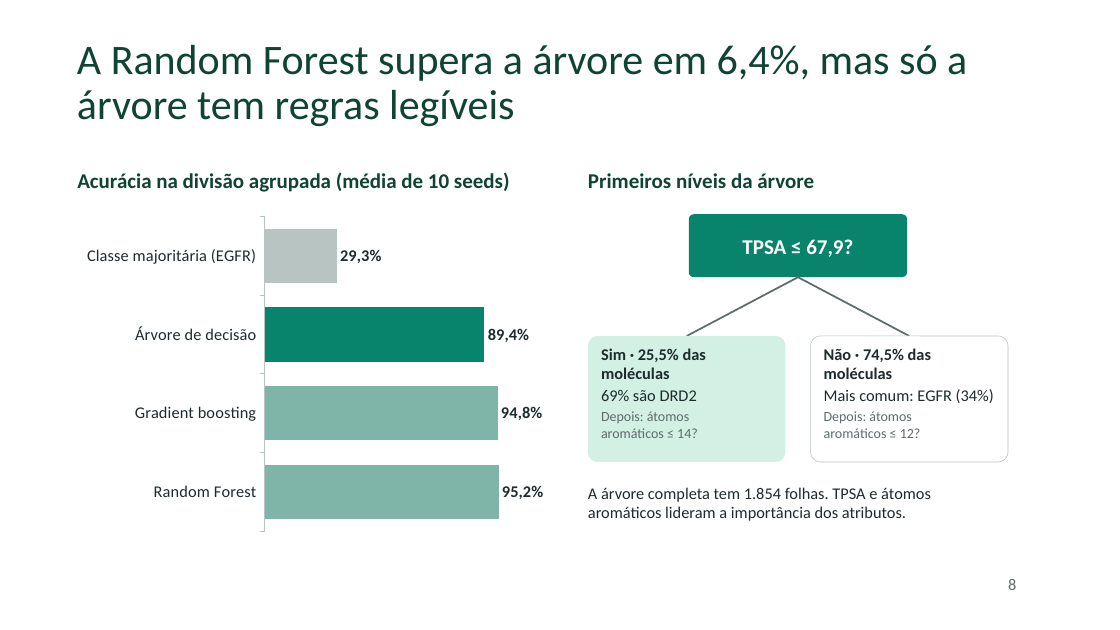
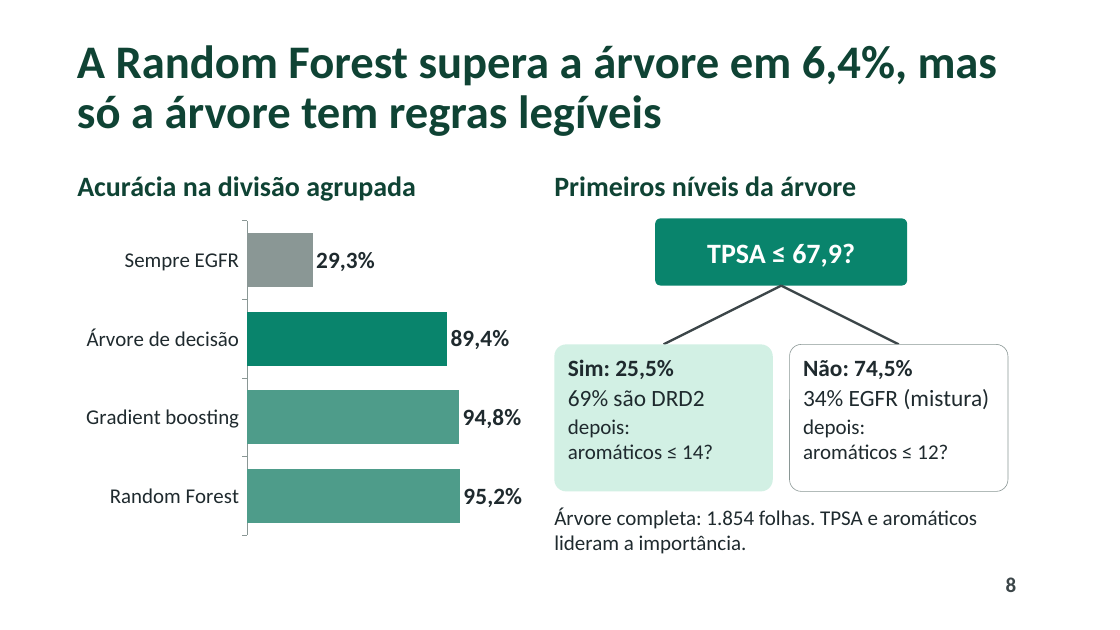
Before and after one commit to pumba-dev/machine-learning-practice, a slide deck: slide 8 of slides/apresentacao.pptx. Drawn at 1120x630 pixels with LibreOffice and Linux fonts; fonts in the diff are those of the drawing; background and template pictures are left out. Boxes give left, top, right and bottom in pixels: in the first picture for what was removed or moved away, otherwise in the second. Text is boxed around its words. In the diff, an @@ line names an element or a change of style, - is before the commit and + after.

```diff
--- a/slides/apresentacao.pptx
+++ b/slides/apresentacao.pptx
@@ title "A Random Forest supera a ..." at [77, 45, 998, 136]: size 36 to 40 pt, bold on @@
@@ text at [77, 176, 416, 201]: text changed; size 18 to 24 pt @@
-Acurácia na divisão agrupada (média de 10 seeds)
+Acurácia na divisão agrupada
@@ text "Primeiros níveis da árvore": place and size @@
-text "Primeiros níveis da árvore" at [588, 173, 814, 188]
+text "Primeiros níveis da árvore" at [554, 176, 856, 197]
@@ text "Primeiros níveis da árvore" at [554, 176, 856, 197]: size 18 to 24 pt @@
@@ bar chart at [77, 214, 523, 542] @@
-categories: Classe majoritária (EGFR), Árvore de decisão, Gradient boosting, Random Forest
+categories: Sempre EGFR, Árvore de decisão, Gradient boosting, Random Forest
@@ colours of single points changed @@
@@ category axis changed @@
@@ lettering changed @@
@@ bar chart: place and size @@
-bar chart at [77, 210, 565, 538]
+bar chart at [77, 214, 523, 542]
@@ rounded rectangle "TPSA ≤ 67,9?" at [655, 218, 907, 286]: size 18 to 24 pt @@
@@ rounded rectangle "TPSA ≤ 67,9?": place and size @@
-rounded rectangle "TPSA ≤ 67,9?" at [689, 214, 907, 277]
+rounded rectangle "TPSA ≤ 67,9?" at [655, 218, 907, 286]
@@ line moved from (798, 277) - (687, 336) to (781, 286) - (664, 344) @@
@@ line (781, 286) - (664, 344): stroke #5F6B6D 1.5 pt to #3C4649 2 pt @@
@@ line moved from (798, 277) - (909, 336) to (781, 286) - (899, 344) @@
@@ line (781, 286) - (899, 344): stroke #5F6B6D 1.5 pt to #3C4649 2 pt @@
@@ rounded rectangle "Sim: 25,5%": place and size @@
-rounded rectangle "Sim: 25,5%" at [588, 336, 786, 462]
+rounded rectangle "Sim: 25,5%" at [555, 344, 773, 492]
@@ text in rounded rectangle at [568, 359, 674, 379]: text changed; size 14 to 20 pt @@
-Sim · 25,5% das moléculas
+Sim: 25,5%
@@ rounded rectangle "Não: 74,5%": place and size @@
-rounded rectangle "Não: 74,5%" at [811, 336, 1008, 462]
+rounded rectangle "Não: 74,5%" at [790, 344, 1008, 492]
@@ rounded rectangle "Não: 74,5%" at [790, 344, 1008, 492]: outline #B7C4C1 0.5 pt to #8A9795 0.5 pt @@
@@ text in rounded rectangle at [803, 360, 989, 459]: text changed; size 14 to 20 pt @@
-Não · 74,5% das moléculas
-Mais comum: EGFR (34%)
-Depois: átomos aromáticos ≤ 12?
+Não: 74,5%
+34% EGFR (mistura)
+depois: aromáticos ≤ 12?
@@ text in rounded rectangle at [568, 419, 713, 459]: text changed; size 12 to 18 pt; text colour #5F6B6D to #1F2A2E @@
-Depois: átomos aromáticos ≤ 14?
+depois: aromáticos ≤ 14?
@@ text in rounded rectangle at [568, 390, 704, 406]: size 14 to 20 pt in "69% são DRD2" @@
@@ text at [554, 507, 977, 554]: text changed; size 14 to 18 pt @@
-A árvore completa tem 1.854 folhas. TPSA e átomos aromáticos lideram a importância dos atributos.
+Árvore completa: 1.854 folhas. TPSA e aromáticos lideram a importância.
@@ page number at [1006, 577, 1017, 592]: size 14 to 18 pt, text colour #5F6B6D to #3C4649, bold on @@
```
Also in this commit, not shown: 9 other slides changed, 4 other files.
